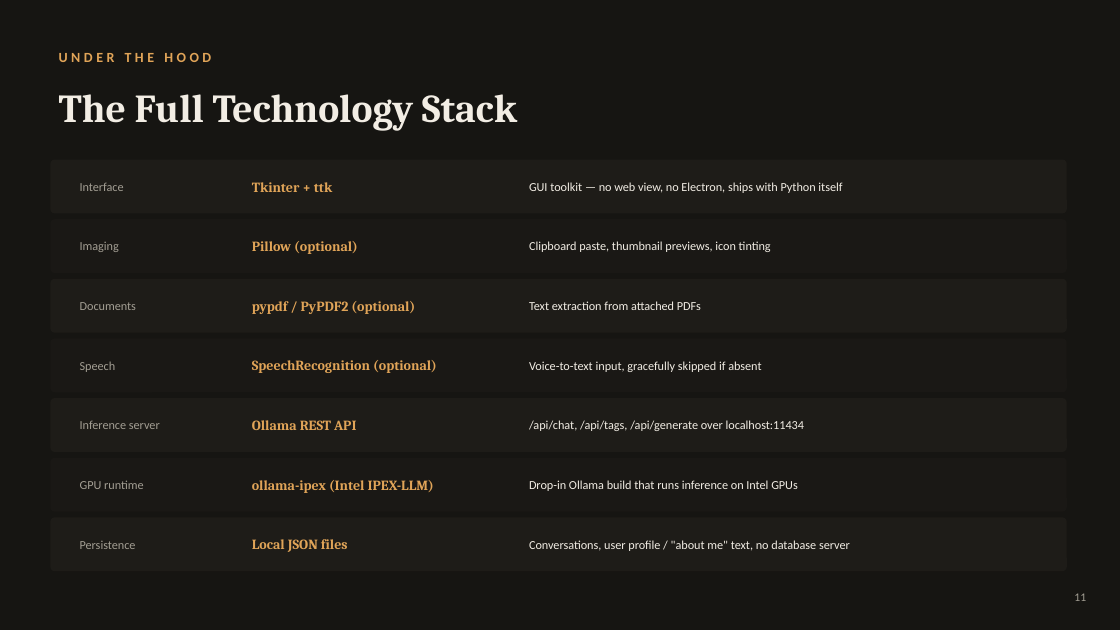
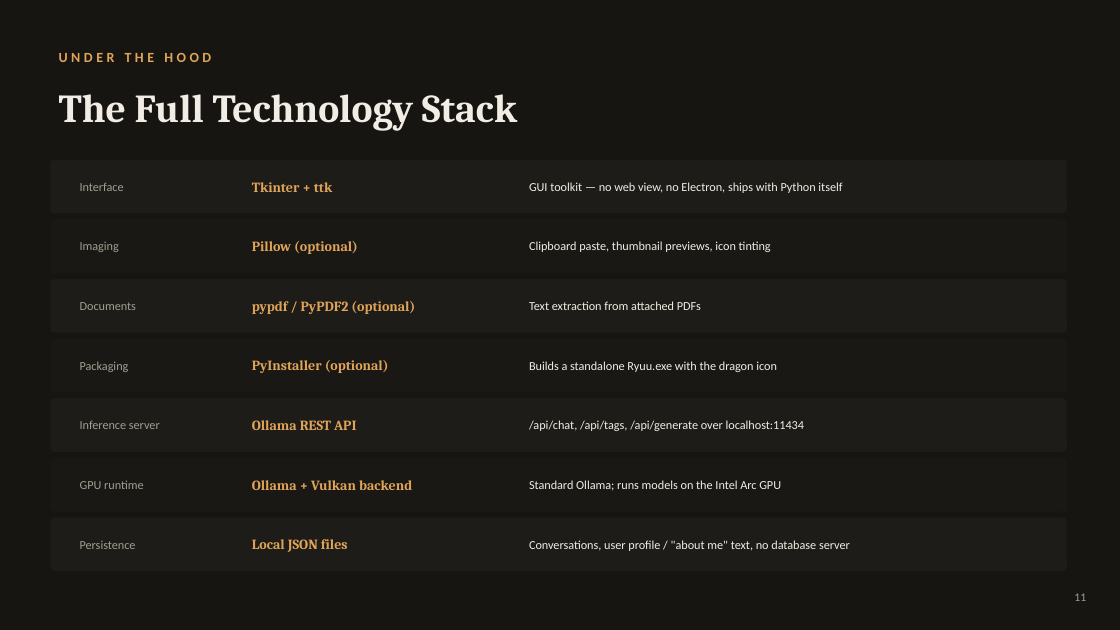
Before and after one commit to Adithya210207/ryuu-explainer-ai, a slide deck: slide 11 of Ryuu_Documentary.pptx. Drawn at 1120x630 pixels with LibreOffice and Linux fonts; fonts in the diff are those of the drawing. Boxes give left, top, right and bottom in pixels: in the first picture for what was removed or moved away, otherwise in the second. Text is boxed around its words. In the diff, an @@ line names an element or a change of style, - is before the commit and + after.

Commit message:
Update presentation decks and README with Vulkan GPU setup and troubleshooting guide

```diff
--- a/Ryuu_Documentary.pptx
+++ b/Ryuu_Documentary.pptx
@@ text at bbox=[80, 361, 129, 372]: text changed @@
-Speech
+Packaging
@@ text at bbox=[252, 360, 389, 373]: text changed @@
-SpeechRecognition (optional)
+PyInstaller (optional)
@@ text at bbox=[529, 361, 777, 372]: text changed @@
-Voice-to-text input, gracefully skipped if absent
+Builds a standalone Ryuu.exe with the dragon icon
@@ text at bbox=[252, 480, 412, 490]: text changed @@
-ollama-ipex (Intel IPEX-LLM)
+Ollama + Vulkan backend
@@ text at bbox=[529, 480, 781, 491]: text changed @@
-Drop-in Ollama build that runs inference on Intel GPUs
+Standard Ollama; runs models on the Intel Arc GPU
```
Also in this commit, not shown: 10 other slides changed, 2 other files.
